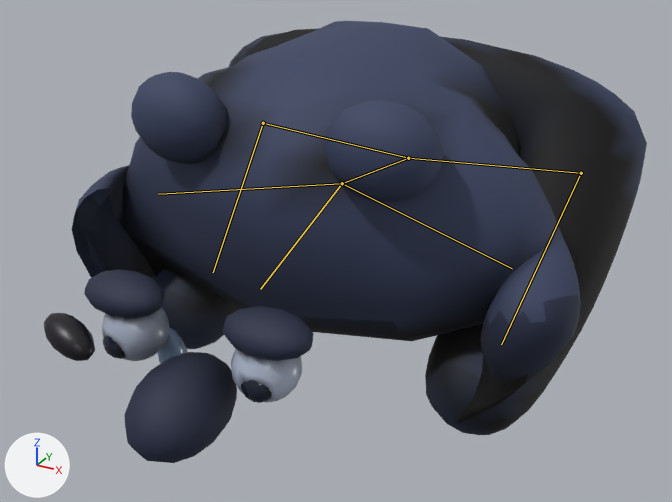
A saved change to the glTF model public/models/namidaguma.glb.
Rendered twice from a 50 mm lens placed at (0.446, -0.88, 0.548), pointed at (0.022, -0.108, 0.162). Lighting does not change. The marker at lower left points along +X, +Y and +Z. The picture after the commit comes second. Both versions are drawn at frame 13 of the action 'attack'; the numbers are the values there. The bones that change, and the others that lie on the model, are drawn over the model as lines.

In view in the first picture: 'namidaguma'.
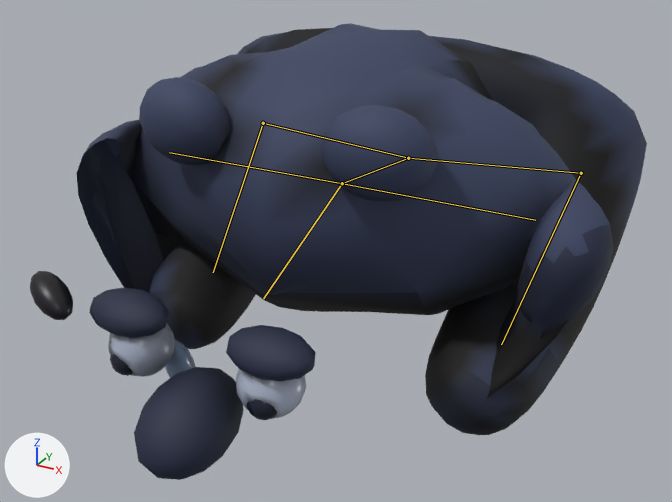
What the commit changed:
Bone 'chest-head' (bone_chest_head) turns from (16, 0, 0) to (20, 0, 0) degrees about its own x, y and z.
Bone 'chest-armF.L' (bone_chest_armf_l) turns from (28, 0, -8) to (42, 0, -10) degrees about its own x, y and z.
Bone 'chest-armF.R' (bone_chest_armf_r) turns from (28, 0, 8) to (42, 0, 10) degrees about its own x, y and z.

What differs and where, as boxes (x1, y1, x2, y2) in the pictures (672 x 502 px):
'namidaguma', posed: before (44, 21, 647, 463); after (30, 23, 647, 480)
bone 'chest-head', root to tip: before (342, 183) to (260, 289); after (342, 183) to (263, 298)
bone 'chest-armF.L', root to tip: before (342, 183) to (512, 268); after (342, 183) to (535, 220)
bone 'chest-armF.R', root to tip: before (342, 183) to (158, 194); after (342, 183) to (169, 152)
